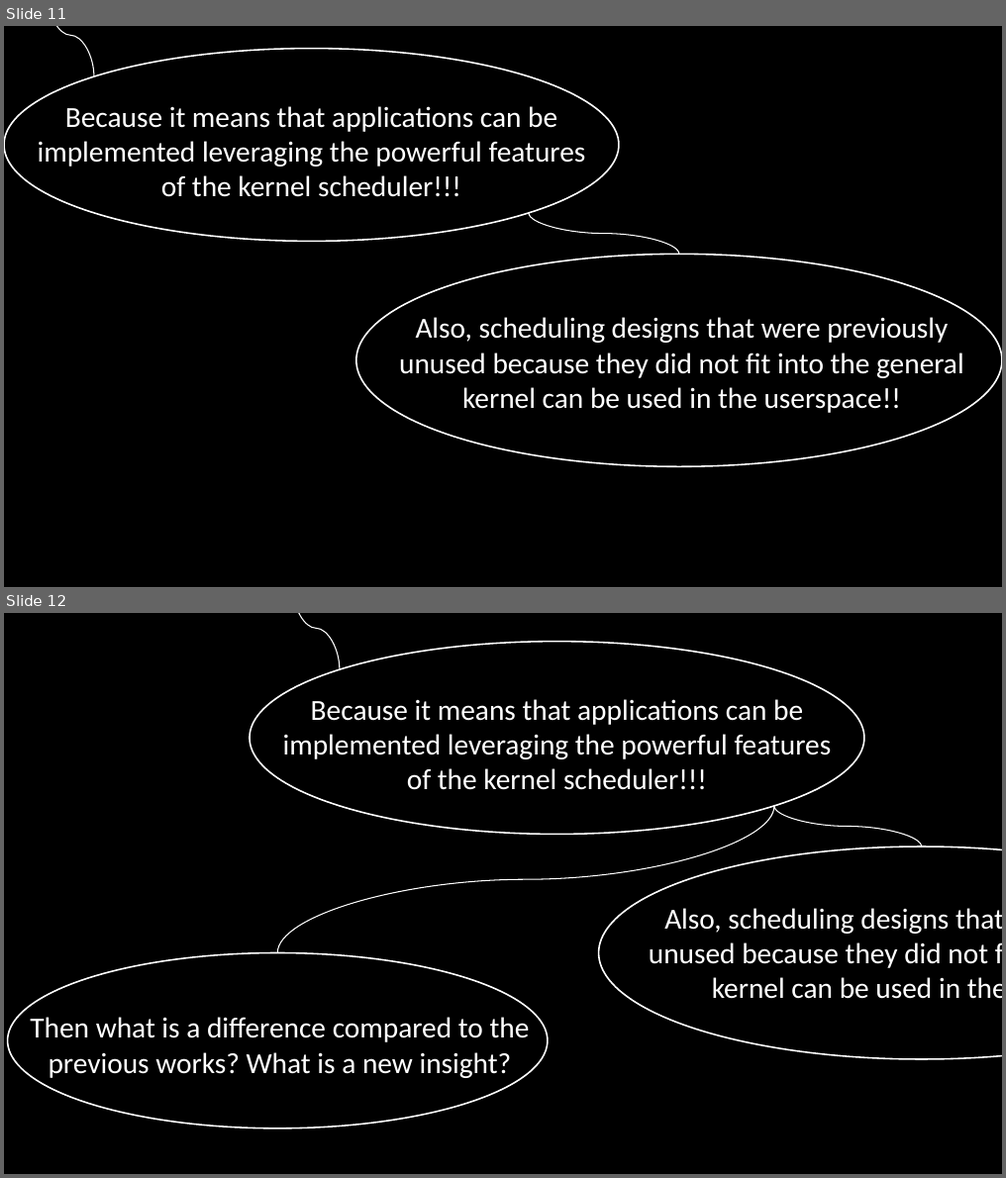
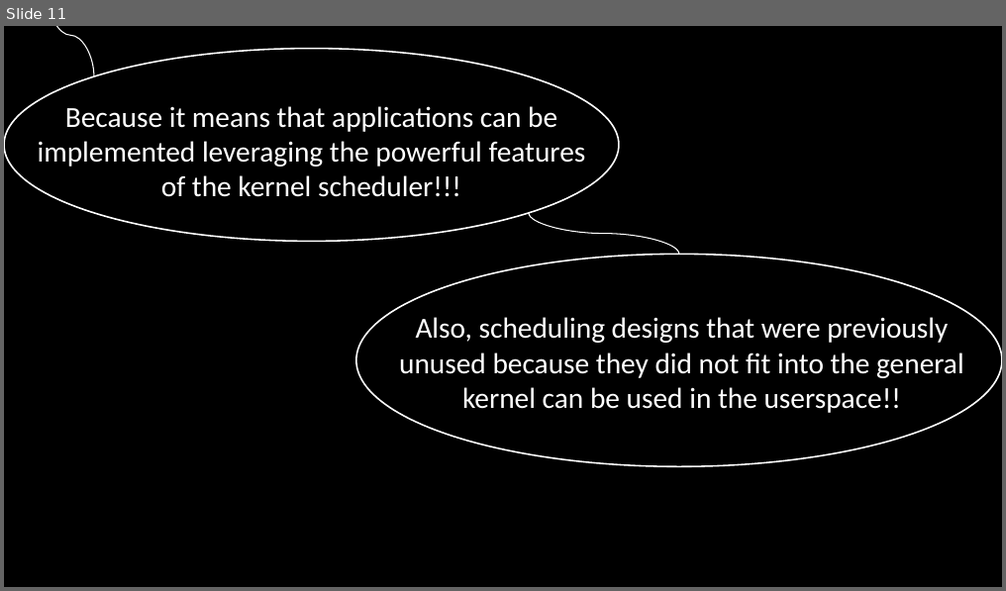
Before and after one commit to minseok127/paper_reviews, a slide deck: operating_system/ghOSt/ghOSt.pptx. Shown one above the other, each under a label of ours: slides 11 and 12 before the commit, slide 11 after it. The pictures are 1006x1178 and 1006x591 pixels, drawn with LibreOffice and Linux fonts; fonts in the diff are those of the drawing. Boxes give left, top, right and bottom in pixels: in the first picture for what was removed or moved away, otherwise in the second. Text is boxed around its words. In the diff, an @@ line names an element or a change of style, - is before the commit and + after.

```diff
--- a/operating_system/ghOSt/ghOSt.pptx
+++ b/operating_system/ghOSt/ghOSt.pptx
@@ slide 12 removed at <box>4,613,1002,1174</box>, background #000000 @@
@@ ellipse removed at <box>250,642,864,835</box> @@
@@ curved line removed from (293, 613) to (340, 669) @@
@@ text removed at <box>283,699,832,790</box> @@
-Because it means that applications can be implemented leveraging the powerful features of the kernel scheduler!!!
@@ curved line removed from (774, 806) to (277, 953) @@
@@ curved line removed from (774, 806) to (922, 847) @@
@@ ellipse removed at <box>598,847,1002,1059</box> @@
@@ text removed at <box>648,908,1002,999</box> @@
-Also, scheduling designs that were previously unused because they did not fit into the general kernel can be used in the userspace!!
@@ ellipse removed at <box>8,953,548,1129</box> @@
@@ text removed at <box>30,1017,530,1078</box> @@
-Then what is a difference compared to the previous works? What is a new insight?
```
Also in this commit, not shown: 2 slides changed, 2 other slides removed, 3 other files.
